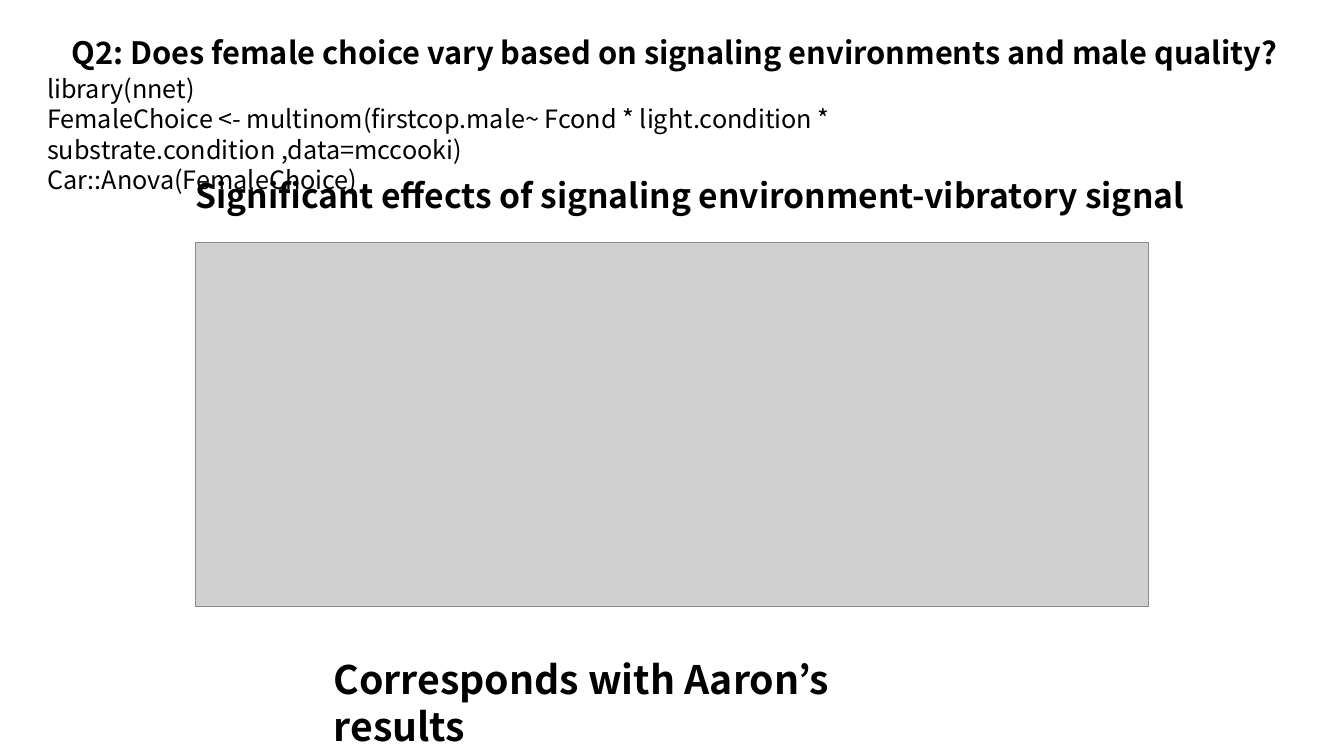
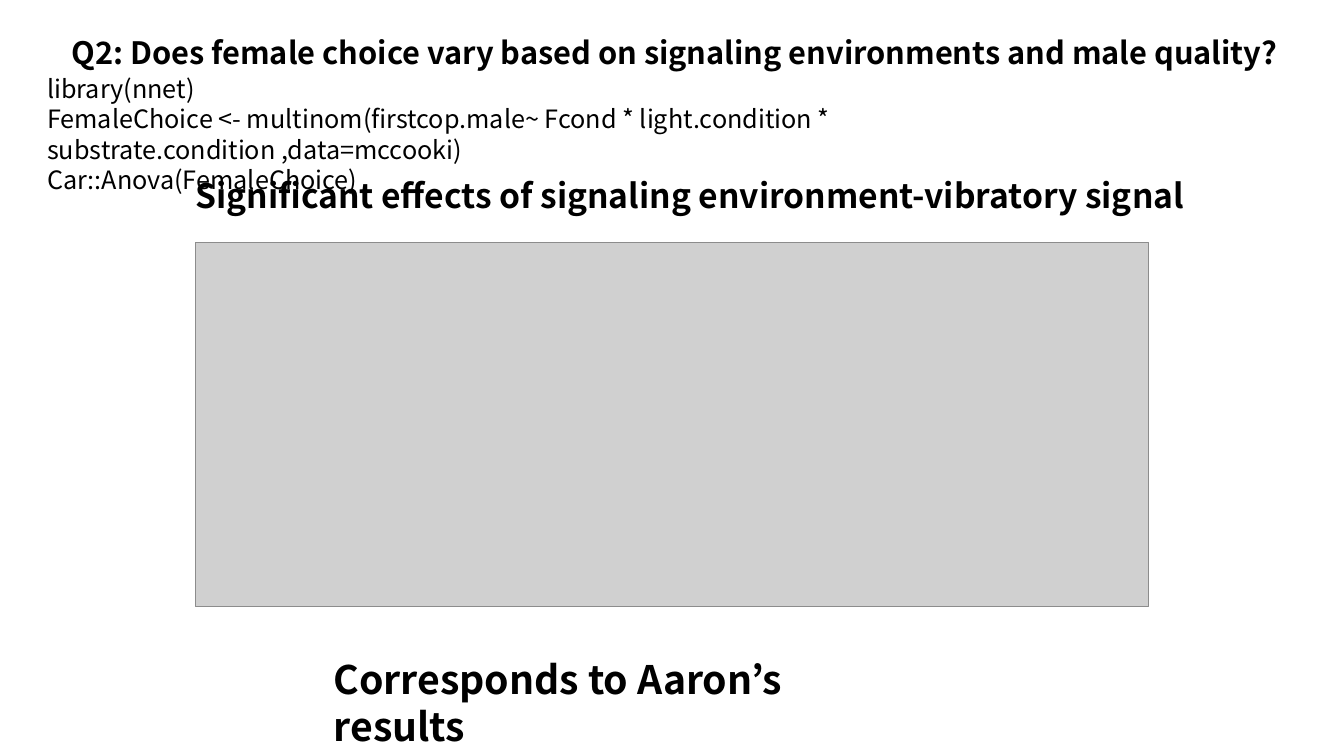
Before and after one commit to BIOS967/BIOS967_Fall2023, a slide deck: slide 6 of Park_Yihang/20231206_Final_YHP.pptx. Drawn at 1344x756 pixels with LibreOffice and Linux fonts; fonts in the diff are those of the drawing; grey boxes stand for pictures. Boxes give left, top, right and bottom in pixels: in the first picture for what was removed or moved away, otherwise in the second. Text is boxed around its words. In the diff, an @@ line names an element or a change of style, - is before the commit and + after.

```diff
--- a/Park_Yihang/20231206_Final_YHP.pptx
+++ b/Park_Yihang/20231206_Final_YHP.pptx
@@ text at bbox=[334, 662, 782, 742]: text changed @@
-Corresponds with Aaron’s results
+Corresponds to Aaron’s results
```
